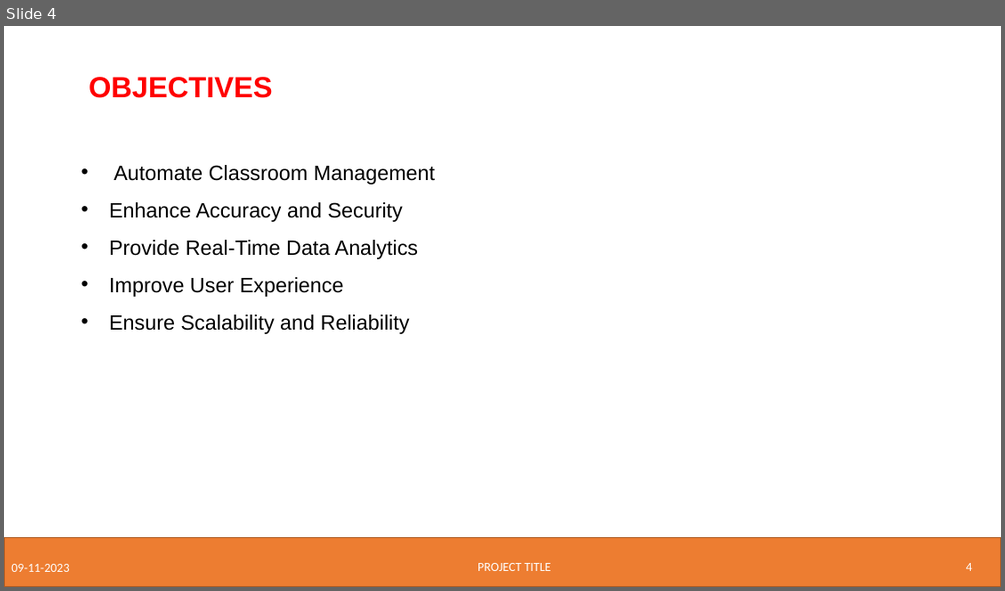
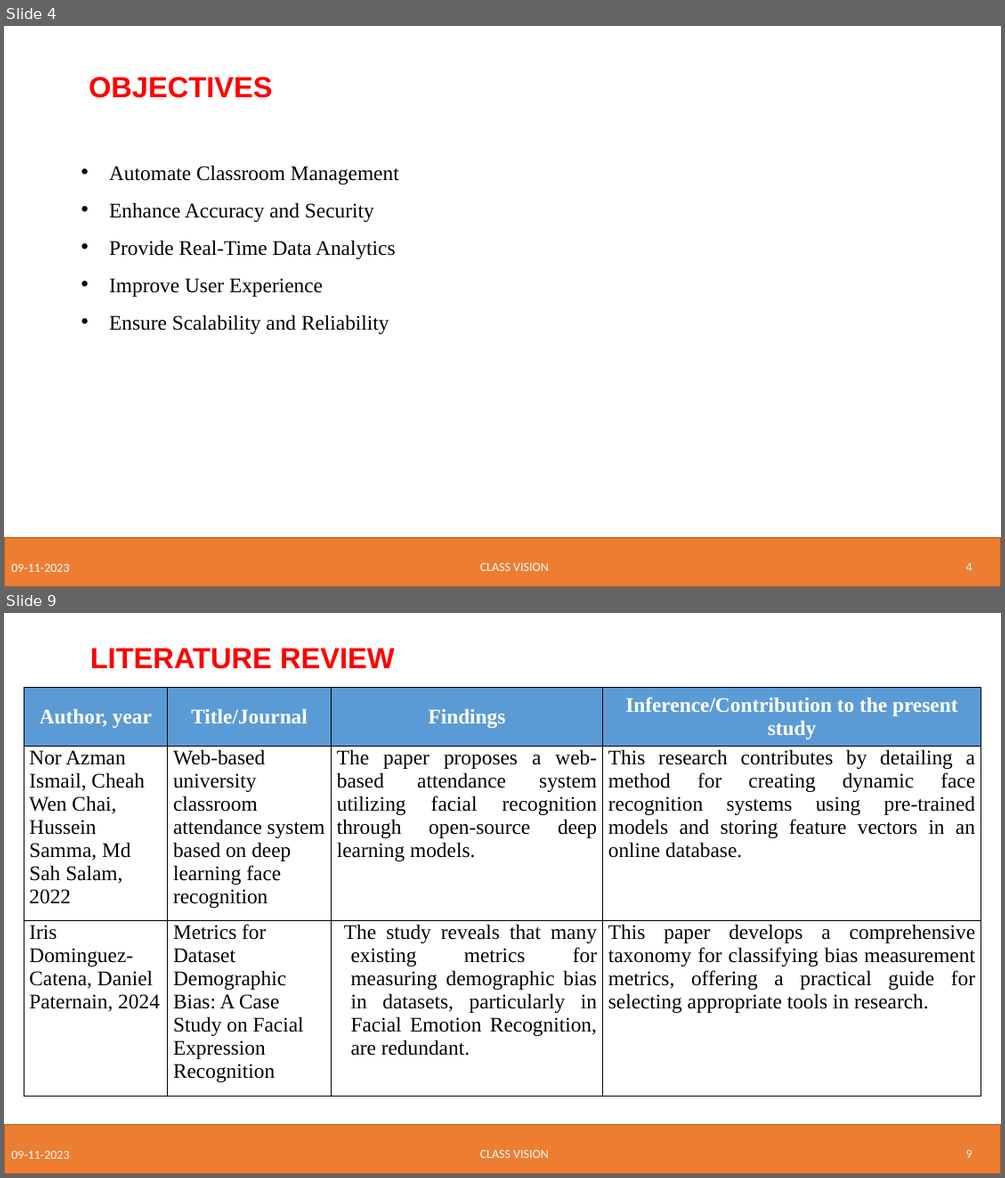
Before and after one commit to AdityaManojA/Class-Vision, a slide deck: Research Related/Phase 1 Project ppt.pptx. Shown one above the other, each under a label of ours: slide 4 before the commit, slides 4 and 9 after it; the slides between them are not shown. The pictures are 1005x591 and 1005x1178 pixels, drawn with LibreOffice and Linux fonts; fonts in the diff are those of the drawing; background and template pictures are left out. Boxes give left, top, right and bottom in pixels: in the first picture for what was removed or moved away, otherwise in the second. Text is boxed around its words. In the diff, an @@ line names an element or a change of style, - is before the commit and + after.

```diff
--- a/Research Related/Phase 1 Project ppt.pptx
+++ b/Research Related/Phase 1 Project ppt.pptx
@@ slide 9 added at (x1=4, y1=613, x2=1001, y2=1174), background #FFFFFF; not listed: 1 template element that a slide beside it also shows @@
@@ text added at (x1=90, y1=648, x2=395, y2=669), 28 pt, text #FF0000, bold @@
+LITERATURE REVIEW
@@ table added at (x1=24, y1=687, x2=980, y2=1095), 3 rows, 4 columns @@
+Author, year | Title/Journal | Findings | Inference/Contribution to the present study
+Nor Azman Ismail, Cheah Wen Chai, Hussein Samma, Md Sah Salam, 2022 | Web-based university classroom attendance system based on deep learning face recognition | The paper proposes a web-based attendance system utilizing facial recognition through open-source deep learning models. | This research contributes by detailing a method for creating dynamic face recognition systems using pre-trained models and storing feature vectors in an online database.
+Iris Dominguez-Catena, Daniel Paternain, 2024 | Metrics for Dataset Demographic Bias: A Case Study on Facial Expression Recognition | The study reveals that many existing metrics for measuring demographic bias in datasets, particularly in Facial Emotion Recognition, are redundant. | This paper develops a comprehensive taxonomy for classifying bias measurement metrics, offering a practical guide for selecting appropriate tools in research.
@@ text added at (x1=11, y1=1151, x2=69, y2=1159), 12 pt, text #FFFFFF @@
+09-11-2023
@@ text added at (x1=480, y1=1150, x2=549, y2=1158), 12 pt, text #FFFFFF @@
+CLASS VISION
@@ page number added at (x1=966, y1=1150, x2=972, y2=1158), 12 pt, text #FFFFFF @@
+9
@@ slide 4 changed as well @@
@@ text "Automate Classroom Management" at (x1=109, y1=165, x2=399, y2=334): font Arial to Times New Roman @@
@@ text at (x1=480, y1=563, x2=549, y2=571): text changed @@
-PROJECT TITLE
+CLASS VISION
```
Also in this commit, not shown: 16 other slides changed, 2 other slides added, 2 slides removed.
